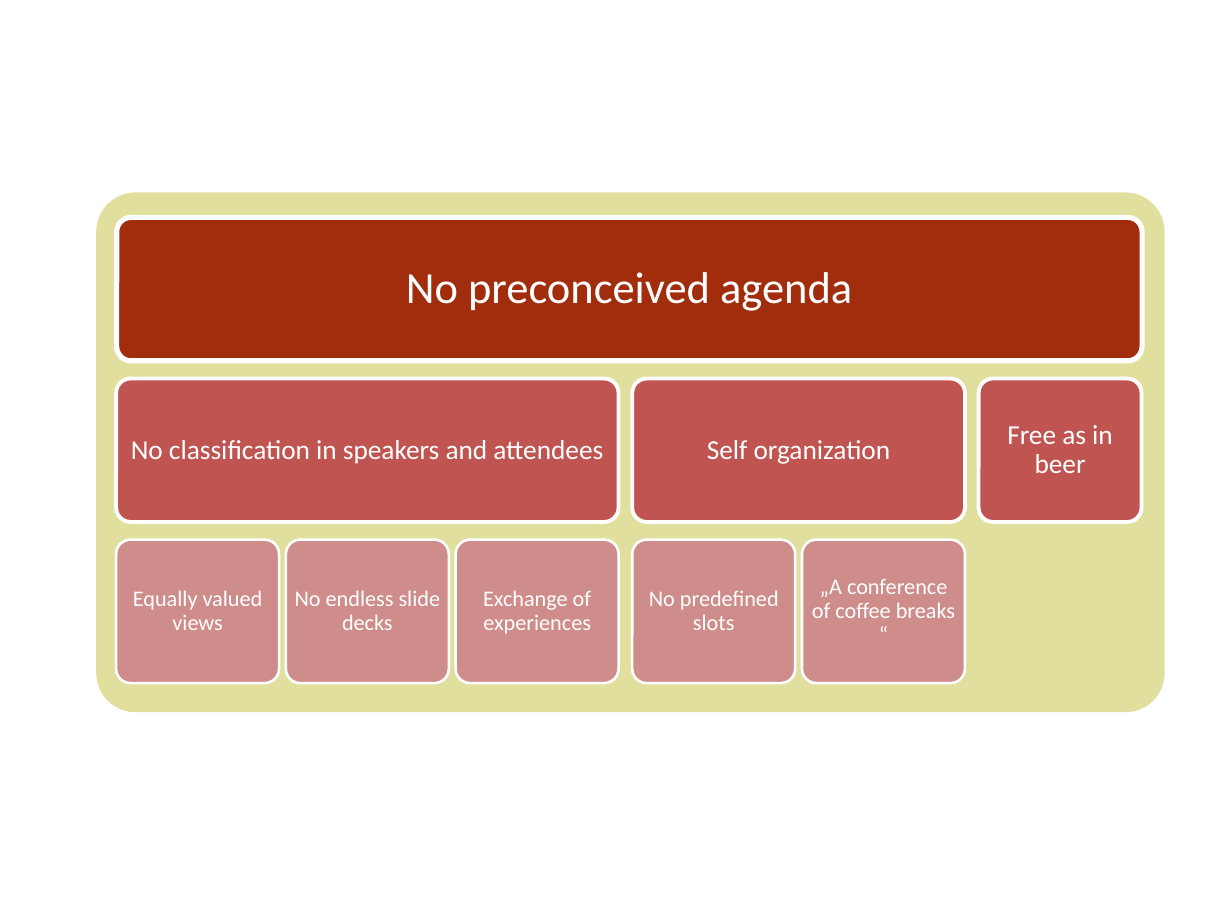
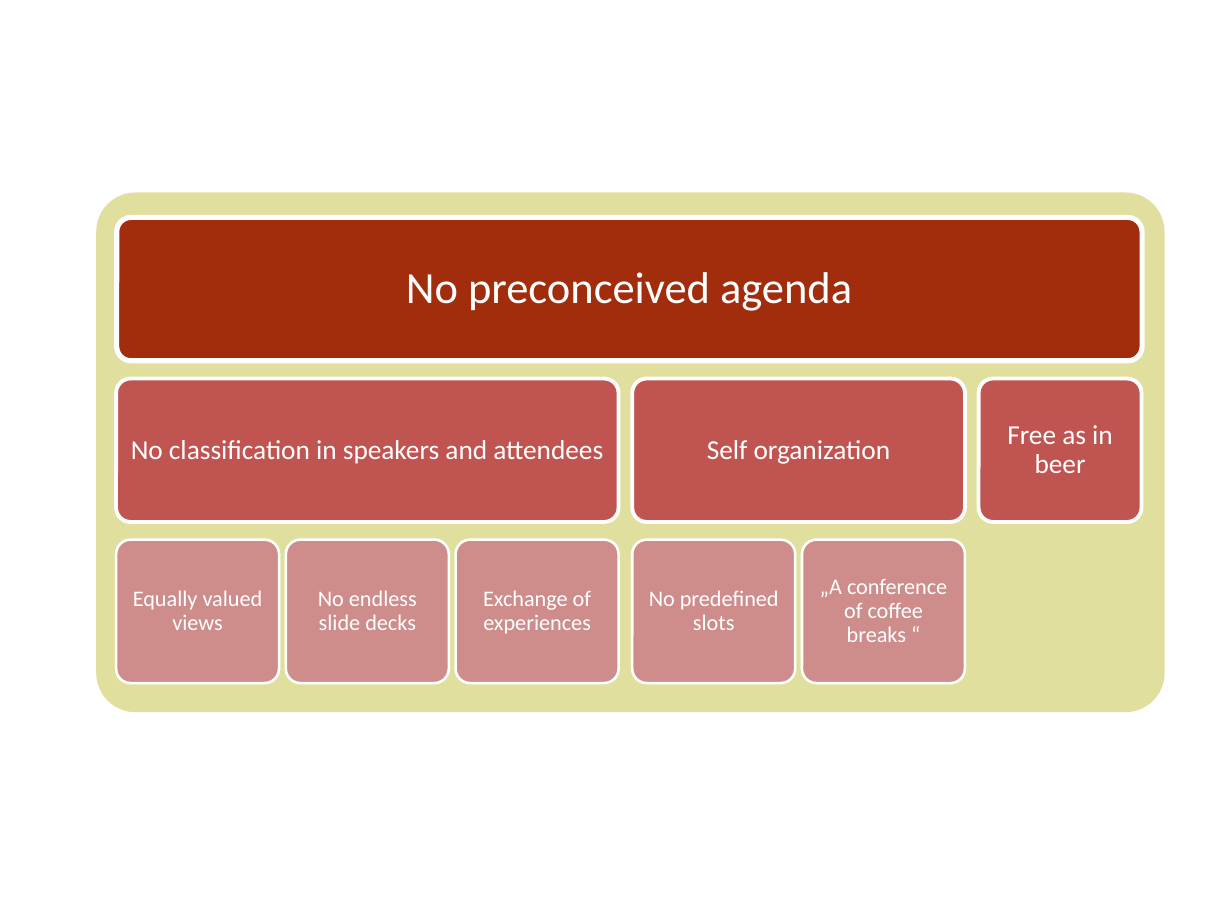
Before and after one commit to agross/netopenspace, a slide deck: slide 7 of source/images/images.pptx. Drawn at 1232x924 pixels with LibreOffice and Linux fonts; fonts in the diff are those of the drawing. Boxes give left, top, right and bottom in pixels: in the first picture for what was removed or moved away, otherwise in the second. Text is boxed around its words. In the diff, an @@ line names an element or a change of style, - is before the commit and + after.

```diff
--- a/source/images/images.pptx
+++ b/source/images/images.pptx
@@ text "No endless slide decks" rewrapped from (295, 590, 441, 630) to (318, 590, 417, 630) @@
@@ text "„A conference of coffee breaks ..." rewrapped from (812, 579, 955, 618) to (820, 579, 947, 642) @@
```
Also in this commit, not shown: 6 other slides changed.
